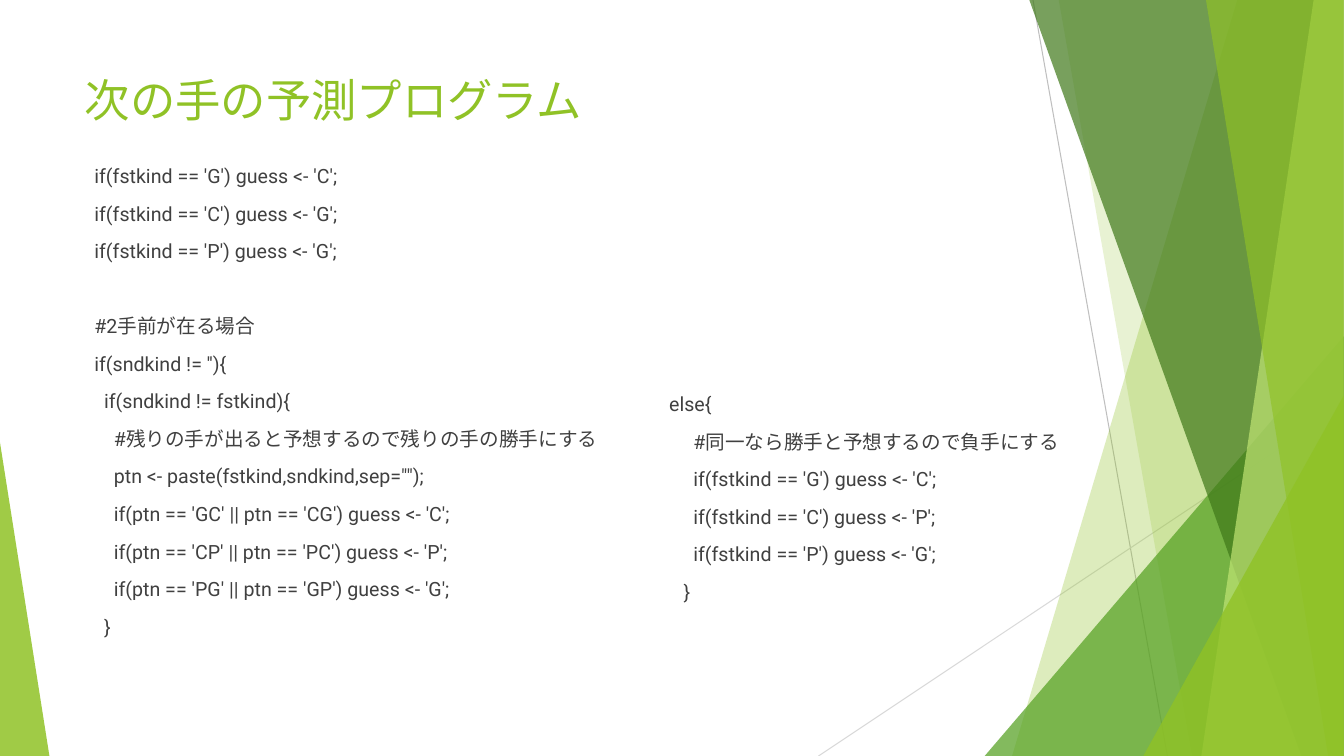
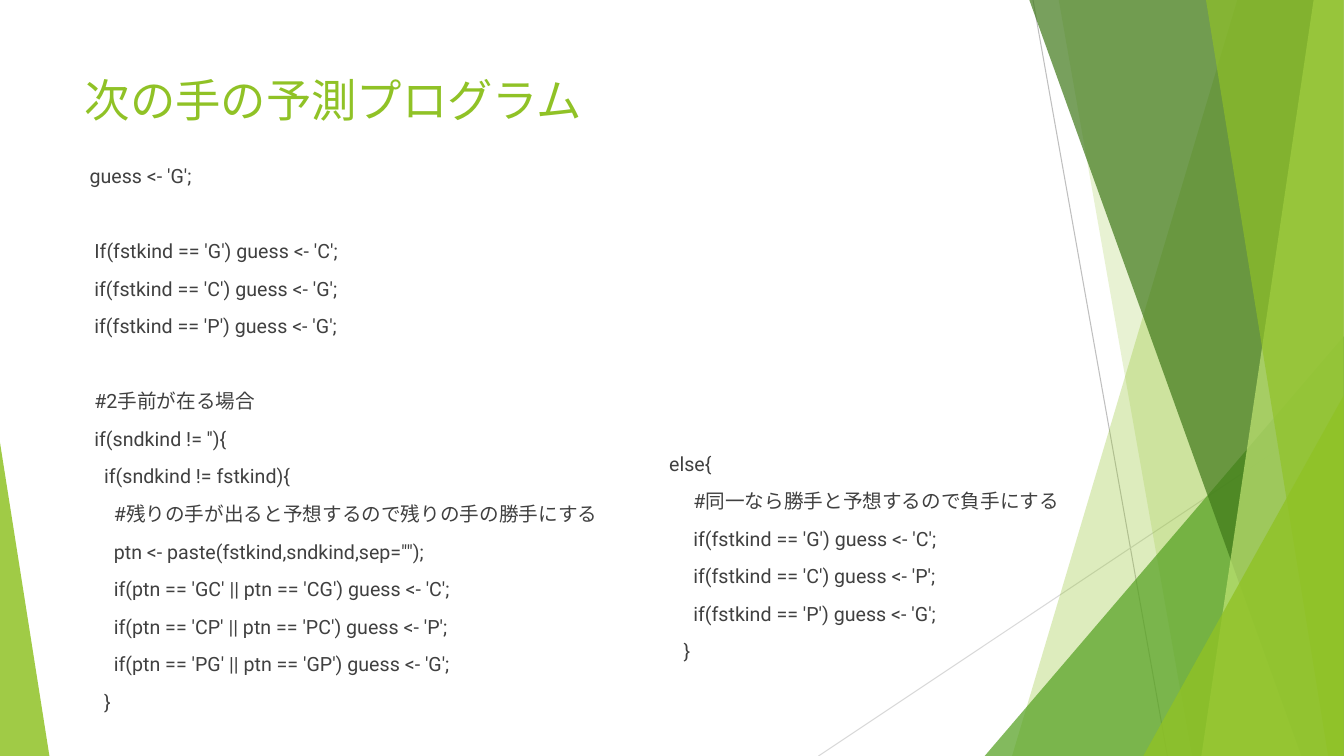
Before and after one commit to yaju/Sazae_R, a slide deck: slide 35 of サザエさんのじゃんけん.pptx. Drawn at 1344x756 pixels with LibreOffice and Linux fonts; fonts in the diff are those of the drawing. Boxes give left, top, right and bottom in pixels: in the first picture for what was removed or moved away, otherwise in the second. Text is boxed around its words. In the diff, an @@ line names an element or a change of style, - is before the commit and + after.

```diff
--- a/サザエさんのじゃんけん.pptx
+++ b/サザエさんのじゃんけん.pptx
@@ text at bbox=[90, 168, 338, 263]: text changed @@
-if(fstkind == 'G') guess <- 'C';
+guess <- 'G';
+If(fstkind == 'G') guess <- 'C';
@@ text "else{" rewrapped from bbox=[693, 432, 1059, 566] to bbox=[669, 456, 1059, 626] @@
```
Also in this commit, not shown: 4 other slides changed, 1 other file.
